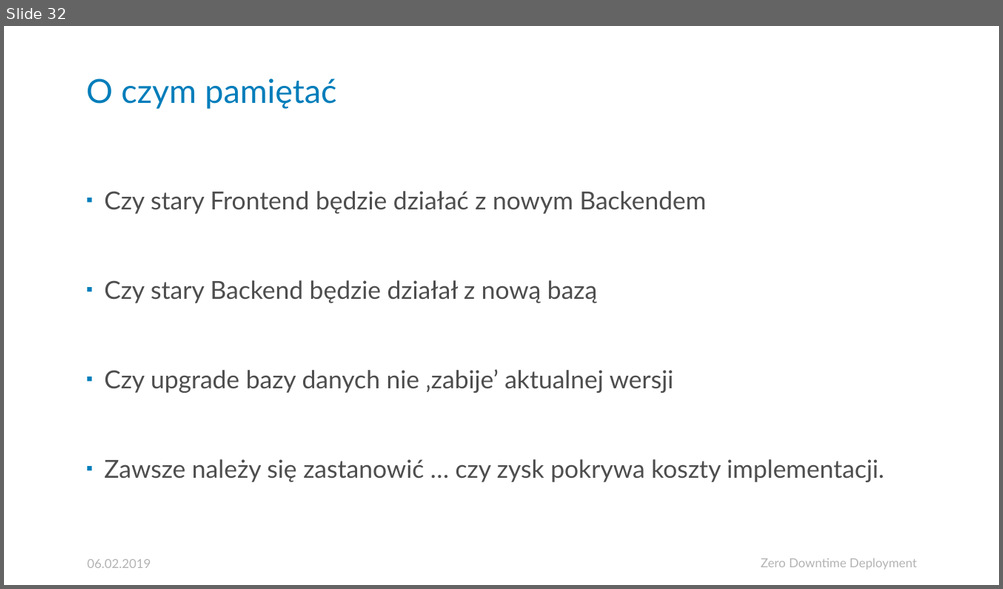
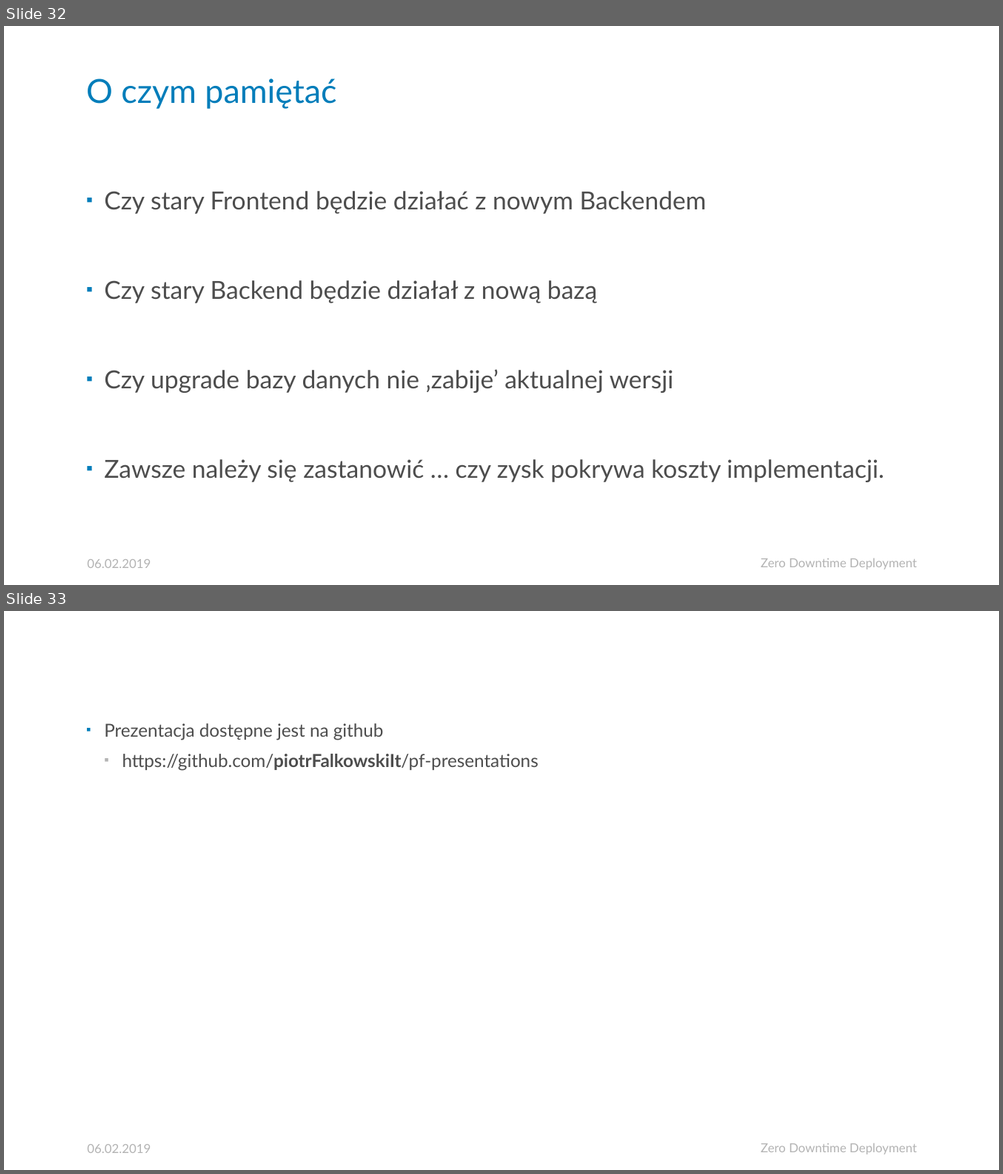
Before and after one commit to HellSpawn287/pf-presentations, a slide deck: ZJAVA/Zero Downtime Deployment/Zero Downtime Deployment - ZJAVA.pptx. Shown one above the other, each under a label of ours: slide 32 before the commit, slides 32 and 33 after it. The pictures are 1003x589 and 1003x1174 pixels, drawn with LibreOffice and Linux fonts; fonts in the diff are those of the drawing. Boxes give left, top, right and bottom in pixels: in the first picture for what was removed or moved away, otherwise in the second. Text is boxed around its words. In the diff, an @@ line names an element or a change of style, - is before the commit and + after.

```diff
--- a/ZJAVA/Zero Downtime Deployment/Zero Downtime Deployment - ZJAVA.pptx
+++ b/ZJAVA/Zero Downtime Deployment/Zero Downtime Deployment - ZJAVA.pptx
@@ slide 33 added at (4, 611, 999, 1170), background #FFFFFF @@
@@ text added at (104, 723, 538, 771), 13 pt, text #4D4D4D @@
+▪ Prezentacja dostępne jest na github
+  ▪ https://github.com/piotrFalkowskiIt/pf-presentations
@@ text added at (87, 1145, 151, 1153), 9 pt, text #B3B3B3 @@
+06.02.2019
@@ text added at (760, 1144, 916, 1155), 9 pt, text #B3B3B3 @@
+Zero Downtime Deployment
```
Also in this commit, not shown: 1 slide changed, 9 other files.
